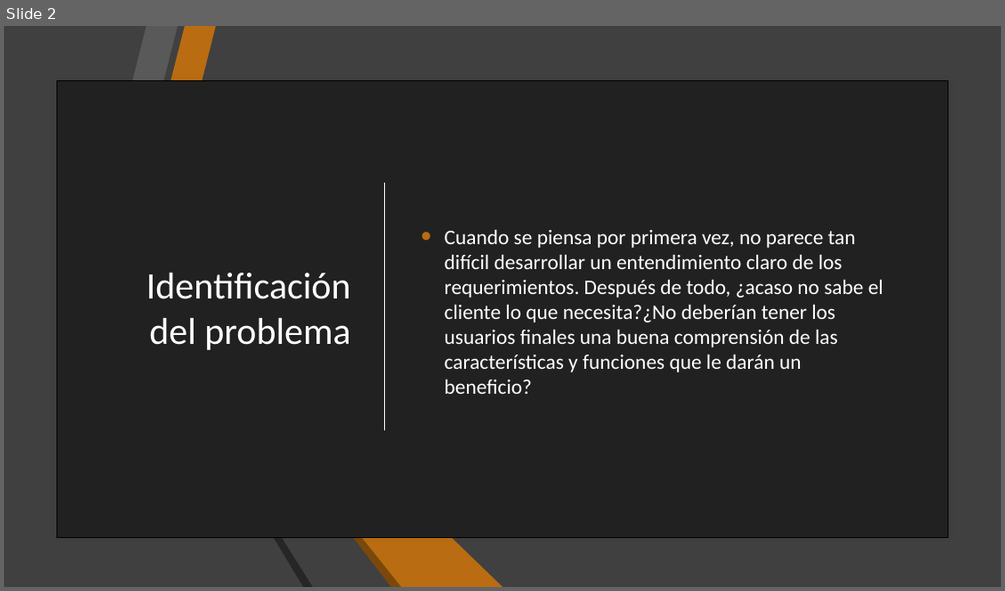
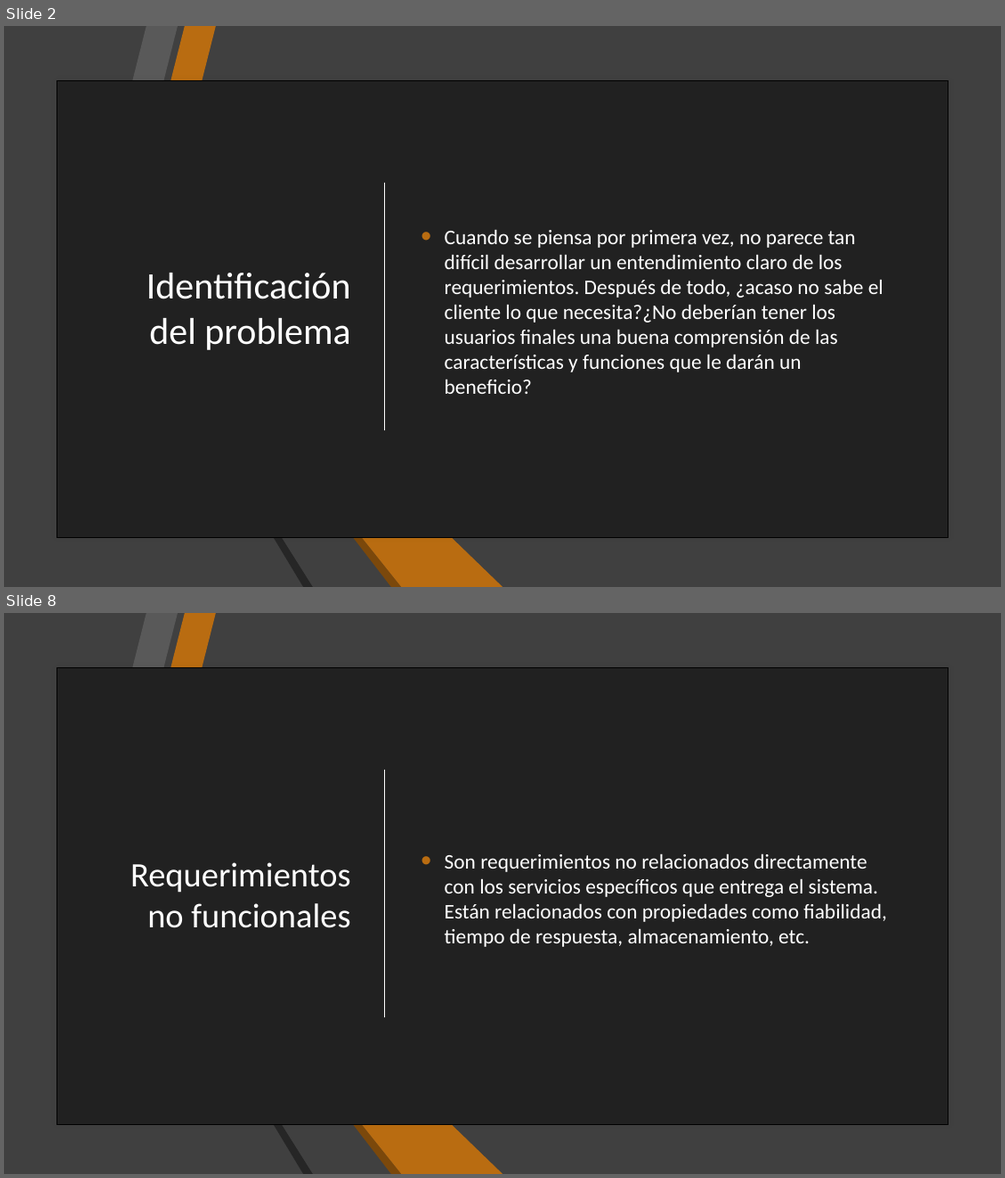
Before and after one commit to AryShared/SystemAnalysis, a slide deck: 2-1 Analisis de los requerimientos del sistema.pptx. Shown one above the other, each under a label of ours: slide 2 before the commit, slides 2 and 8 after it; the slides between them are not shown. The pictures are 1005x591 and 1005x1178 pixels, drawn with LibreOffice and Linux fonts; fonts in the diff are those of the drawing. Boxes give left, top, right and bottom in pixels: in the first picture for what was removed or moved away, otherwise in the second. Text is boxed around its words. In the diff, an @@ line names an element or a change of style, - is before the commit and + after.

```diff
--- a/2-1 Analisis de los requerimientos del sistema.pptx
+++ b/2-1 Analisis de los requerimientos del sistema.pptx
@@ slide 8 added at <box>4,613,1001,1174</box>, background #212121; not listed: 6 template elements that a slide beside it also shows @@
@@ rectangle added at <box>4,613,1001,1174</box>, fill #404040 @@
@@ rectangle added at <box>57,667,947,1124</box>, fill #212121, outline #000000 0.25 pt @@
@@ line added from (385, 770) to (385, 1017), #FFFFFF 1.25 pt @@
@@ group added at <box>93,613,503,1174</box>: 6 freeform shapes @@
@@ title added at <box>130,862,351,928</box>, 33 pt, text #FFFFFF @@
+Requerimientos no funcionales
@@ text added at <box>445,853,886,947</box>, 20 pt, text #FFFFFF @@
+• Son requerimientos no relacionados directamente con los servicios específicos que entrega el sistema. Están relacionados con propiedades como fiabilidad, tiempo de respuesta, almacenamiento, etc.
```
Also in this commit, not shown: 4 slides changed, 8 other slides added, 1 slide removed, 6 other files.
